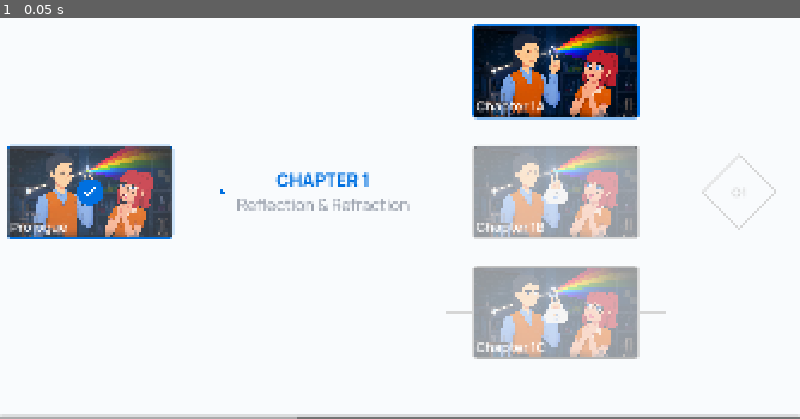
Above: before the commit, frame 1.
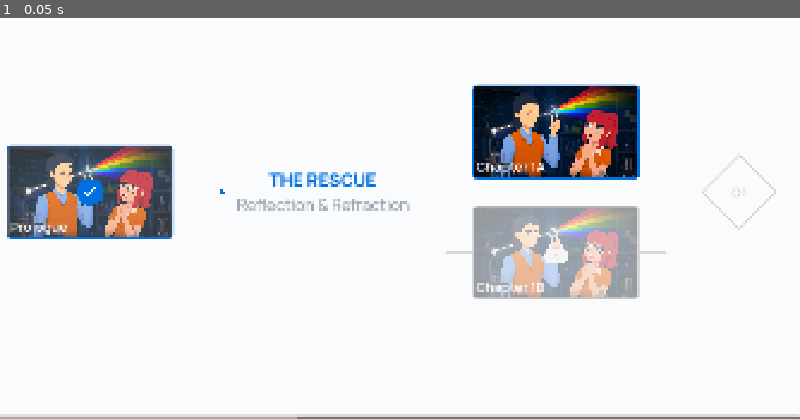
Above: after the commit, the same moment.

Repository: Daniel-Ope06/qzed_adaptive_vn_poc
Game: Godot game, scene res://scenes/menus/timeline.tscn
The game is run twice, just before and just after one commit, with the same random seed, the same clock (stepped at 60 frames per second) and the same inputs.
Inputs:
- Up to frame 1 (0.05 s): no input

The runs differ from the first frame. In frame 1, 16% of the frame differs, in the area x 33-84%, y 1-86%.

Commit message:
refactor(ui): update chapter node set up

Diff:
--- a/scenes/components/chapter_node.gd
+++ b/scenes/components/chapter_node.gd
@@ -6,15 +6,15 @@
 const COLOR_LOCKED: Color = Color("#D6D6D6") # Gray
 const COLOR_UNLOCKED: Color = Color("#0070E0") # Blue
 
-@onready var number: Label = $VBoxContainer/Number
 @onready var title: Label = $VBoxContainer/Title
+@onready var subtitle: Label = $VBoxContainer/Subtitle
 @onready var vbox: VBoxContainer = $VBoxContainer
 
 var current_state: NodeState = NodeState.LOCKED
 
-func setup_node(chapter_number: int, chapter_title: String, state: NodeState = NodeState.LOCKED) -> void:
-	number.text = "CHAPTER " + str(chapter_number)
+func setup_node(chapter_title: String, chapter_subtitle: String, state: NodeState = NodeState.LOCKED) -> void:
 	title.text = chapter_title
+	subtitle.text = chapter_subtitle
 	set_state(state)
 
 func set_state(new_state: NodeState) -> void:
@@ -22,12 +22,12 @@
 
 	match current_state:
 		NodeState.LOCKED:
-			number.add_theme_color_override("font_color", COLOR_LOCKED)
 			title.add_theme_color_override("font_color", COLOR_LOCKED)
+			subtitle.add_theme_color_override("font_color", COLOR_LOCKED)
 
 		NodeState.UNLOCKED:
-			number.add_theme_color_override("font_color", COLOR_UNLOCKED)
-			title.add_theme_color_override("font_color", Color("#9ca3af"))
+			title.add_theme_color_override("font_color", COLOR_UNLOCKED)
+			subtitle.add_theme_color_override("font_color", Color("#9ca3af"))
 
 func is_active_path() -> bool:
 	return current_state != NodeState.LOCKED
--- a/scenes/components/chapter_node.tscn
+++ b/scenes/components/chapter_node.tscn
@@ -13,13 +13,13 @@
 layout_mode = 2
 size_flags_vertical = 4
 
-[node name="Number" type="Label" parent="VBoxContainer" unique_id=1165761177]
+[node name="Title" type="Label" parent="VBoxContainer" unique_id=1165761177]
 layout_mode = 2
 theme_override_fonts/font = ExtResource("1_lr7f7")
 theme_override_font_sizes/font_size = 42
 horizontal_alignment = 1
 
-[node name="Title" type="Label" parent="VBoxContainer" unique_id=974391404]
+[node name="Subtitle" type="Label" parent="VBoxContainer" unique_id=974391404]
 layout_mode = 2
 theme_override_fonts/font = ExtResource("2_cyvah")
 theme_override_font_sizes/font_size = 38
--- a/scenes/menus/timeline.gd
+++ b/scenes/menus/timeline.gd
@@ -21,8 +21,8 @@
 	{
 		"size": "one",
 		"type": "chapter",
-		"number": 1,
-		"title": "Reflection & Refraction",
+		"title": "THE RESCUE",
+		"subtitle": "Reflection & Refraction",
 		"state": ChapterNode.NodeState.UNLOCKED
 	},
 	{
@@ -37,12 +37,6 @@
 			{
 				"type": "story",
 				"title": "Chapter 1B",
-				"image": "res://assets/cgs/cg_ch3_prism_dispersion.png",
-				"state": StoryNode.NodeState.LOCKED
-			},
-			{
-				"type": "story",
-				"title": "Chapter 1C",
 				"image": "res://assets/cgs/cg_ch3_prism_dispersion.png",
 				"state": StoryNode.NodeState.LOCKED
 			}
@@ -57,8 +51,8 @@
 	{
 		"size": "one",
 		"type": "chapter",
-		"number": 2,
-		"title": "Total Internal Reflection",
+		"title": "CHAPTER 2",
+		"subtitle": "Total Internal Reflection",
 		"state": ChapterNode.NodeState.LOCKED
 	},
 	{
@@ -73,12 +67,6 @@
 			{
 				"type": "story",
 				"title": "Chapter 2B",
-				"image": "res://assets/cgs/cg_ch3_prism_dispersion.png",
-				"state": StoryNode.NodeState.LOCKED
-			},
-			{
-				"type": "story",
-				"title": "Chapter 2C",
 				"image": "res://assets/cgs/cg_ch3_prism_dispersion.png",
 				"state": StoryNode.NodeState.LOCKED
 			}
@@ -93,8 +81,8 @@
 	{
 		"size": "one",
 		"type": "chapter",
-		"number": 3,
-		"title": "Dispersion",
+		"title": "CHAPTER 3",
+		"subtitle": "Dispersion",
 		"state": ChapterNode.NodeState.LOCKED
 	},
 	{
@@ -109,12 +97,6 @@
 			{
 				"type": "story",
 				"title": "Chapter 3B",
-				"image": "res://assets/cgs/cg_ch3_prism_dispersion.png",
-				"state": StoryNode.NodeState.LOCKED
-			},
-			{
-				"type": "story",
-				"title": "Chapter 3C",
 				"image": "res://assets/cgs/cg_ch3_prism_dispersion.png",
 				"state": StoryNode.NodeState.LOCKED
 			}
@@ -182,7 +164,7 @@
 	else: # if "chapter"
 		var new_chapter = CHAPTER_NODE.instantiate()
 		parent.add_child(new_chapter)
-		new_chapter.setup_node(data["number"], data["title"], data["state"])
+		new_chapter.setup_node(data["title"], data["subtitle"], data["state"])
 		return new_chapter
 
 func draw_connections() -> void:
